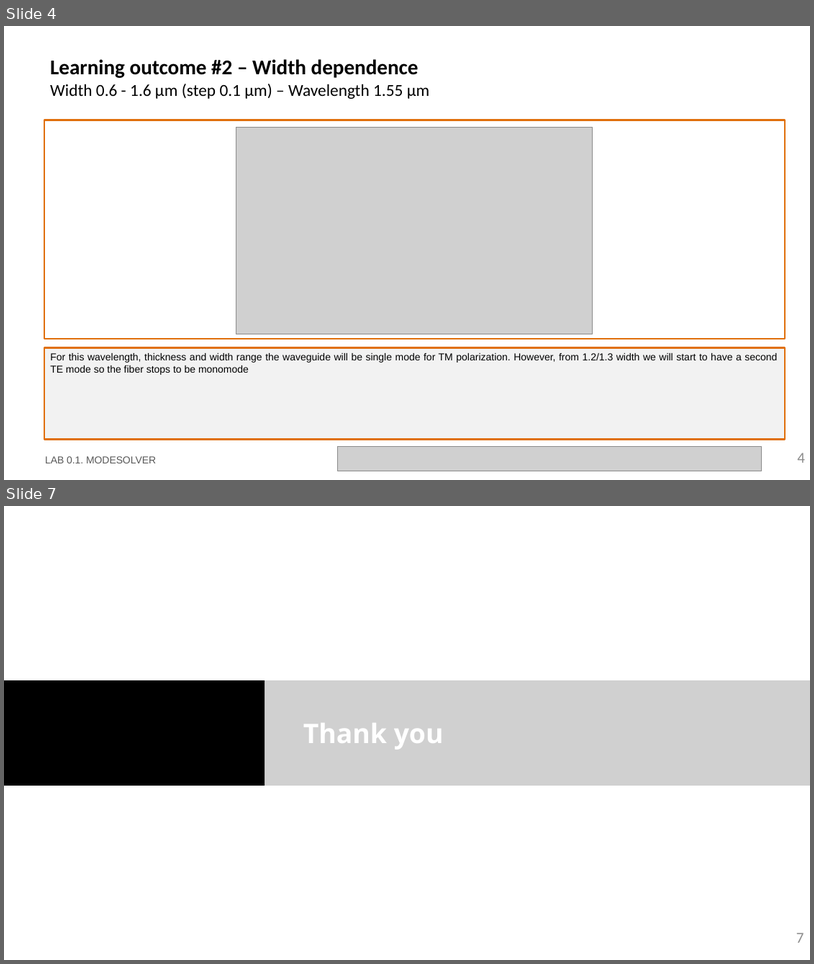
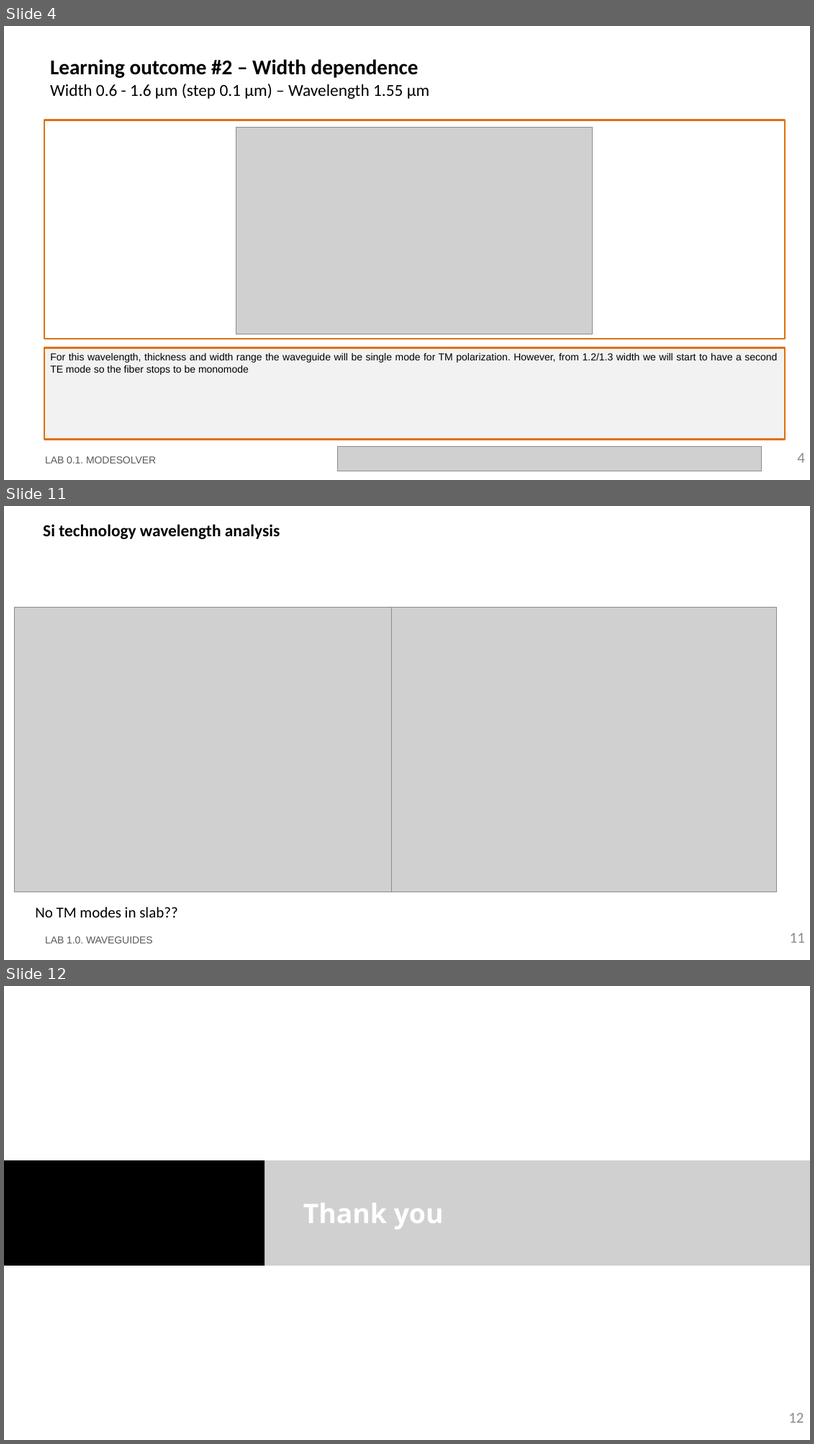
Before and after one commit to DBAEASE/pic-upv-lab1, a slide deck: LabBook_10.pptx. Shown one above the other, each under a label of ours: slides 4 and 7 before the commit, slides 4, 11 and 12 after it; the slides between them are not shown. The pictures are 814x964 and 814x1444 pixels, drawn with LibreOffice and Linux fonts; fonts in the diff are those of the drawing; grey boxes stand for pictures; background and template pictures are left out. Boxes give left, top, right and bottom in pixels: in the first picture for what was removed or moved away, otherwise in the second. Text is boxed around its words. In the diff, an @@ line names an element or a change of style, - is before the commit and + after.

```diff
--- a/LabBook_10.pptx
+++ b/LabBook_10.pptx
@@ slide 11 added at (x1=4, y1=506, x2=810, y2=960), background #FFFFFF @@
@@ title added at (x1=43, y1=524, x2=280, y2=539), 20 pt, text #000000, bold @@
+Si technology wavelength analysis
@@ picture added at (x1=14, y1=607, x2=392, y2=892) @@
@@ picture added at (x1=387, y1=607, x2=777, y2=892) @@
@@ text added at (x1=35, y1=906, x2=178, y2=917), 18 pt, text #000000 @@
+No TM modes in slab??
@@ text added at (x1=45, y1=936, x2=153, y2=943), 12 pt, text #585858 @@
+LAB 1.0. WAVEGUIDES
@@ page number added at (x1=790, y1=932, x2=805, y2=942), 18 pt, text #8C8C8C @@
+11
@@ what was slide 7 is now slide 12 @@
@@ page number at (x1=789, y1=1412, x2=804, y2=1422): text changed @@
-7
+12
```
Also in this commit, not shown: 2 slides changed, 4 other slides added.
